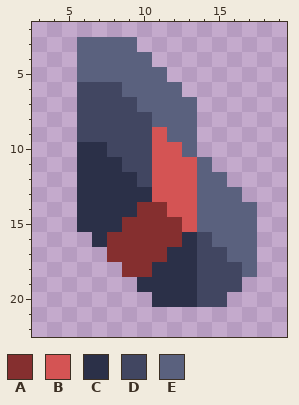
Two states of a pixel-art sprite, sprites/units/assault/naval/11n-01-recurve-missile.png. Above, as it was before the edit.
The file is 24x24 pixels. Shown: x 3..19, y 2..22.
Palette (. is transparent): A #852f2f  B #d45454  C #2b3048  D #414661  E #5a617e
Pixels before, first column x 6:
 3 EEEE........
 4 EEEEE.......
 5 EEEEEE......
 6 DDDEEEE.....
 7 DDDDEEEE....
 8 DDDDDEEE....
 9 DDDDDBEE....
10 CCDDDBBE....
11 CCCDDBBBE...
12 CCCCDBBBEE..
13 CCCCCBBBEEE.
14 CCCCAABBEEEE
15 CCCAAAABEEEE
16 .CAAAAACDEEE
17 ..AAAACCDDEE
18 ...AACCCDDDE
19 ....CCCCDDD.
20 .....CCCDD..
The same view after the edit:
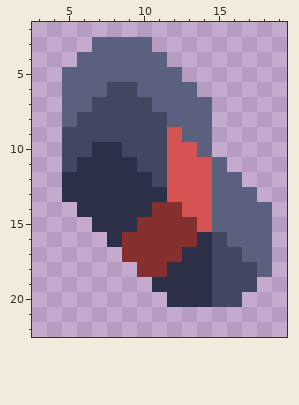
Change:
Changed rows in their new state; - is an unchanged pixel.
first column x 5:
 3 -.---E--------
 4 ------E-------
 5 E------E------
 6 EEE-D---E-----
 7 EE---D---E----
 8 E-----D--E----
 9 D-----DB-E----
10 DD-C--D-BE----
11 D---C-D--BE---
12 C----CD--B-E--
13 C-----C--B--E-
14 -----C-A-B---E
15 -.--C---AB---E
16 --.C----ACD--E
17 ---.---A-C-D-E
18 ----.-A--C--DE
19 -----.---C--D-
20 ------.--C-D--
Where, in picture pixels (left, top, right, bottom), the same in both pictures:
changed: (62, 37, 272, 307)
